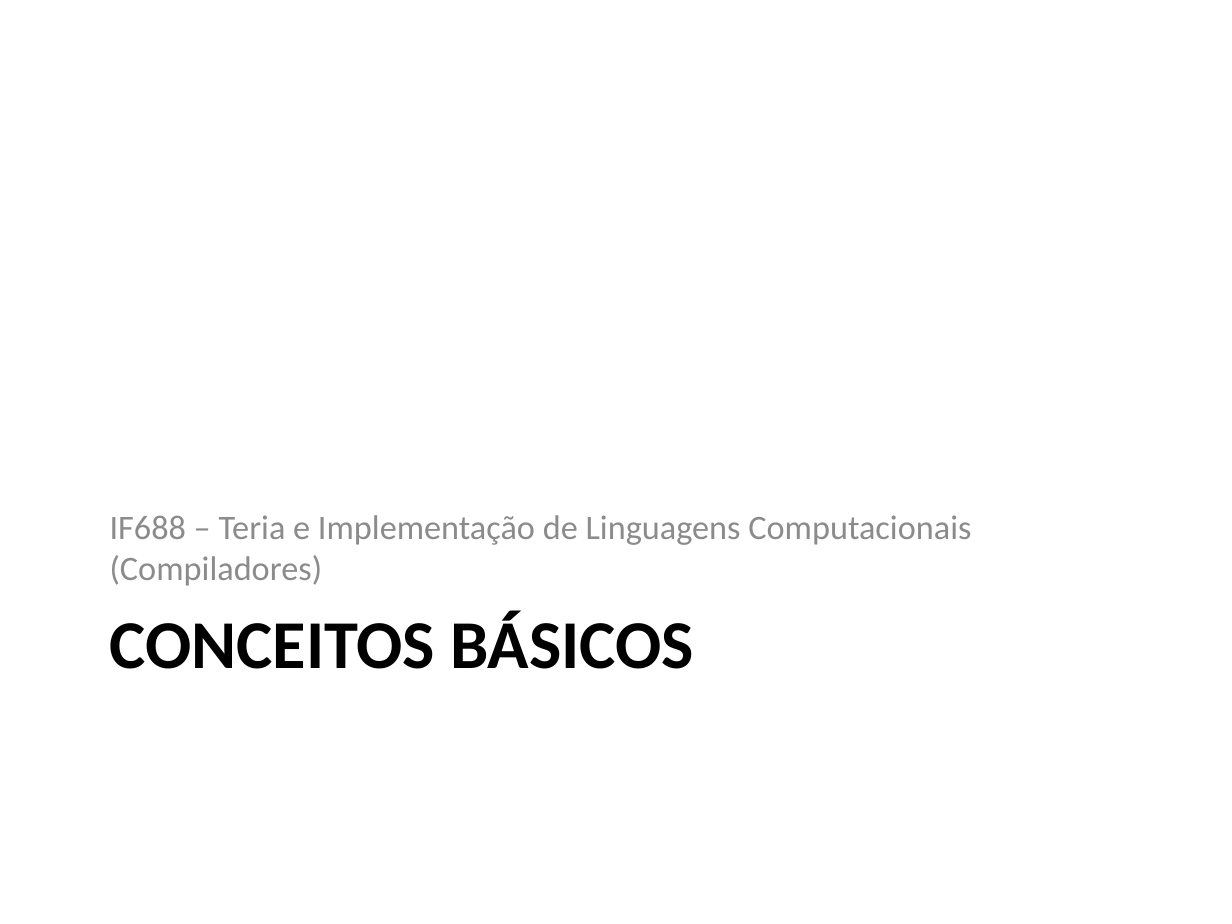
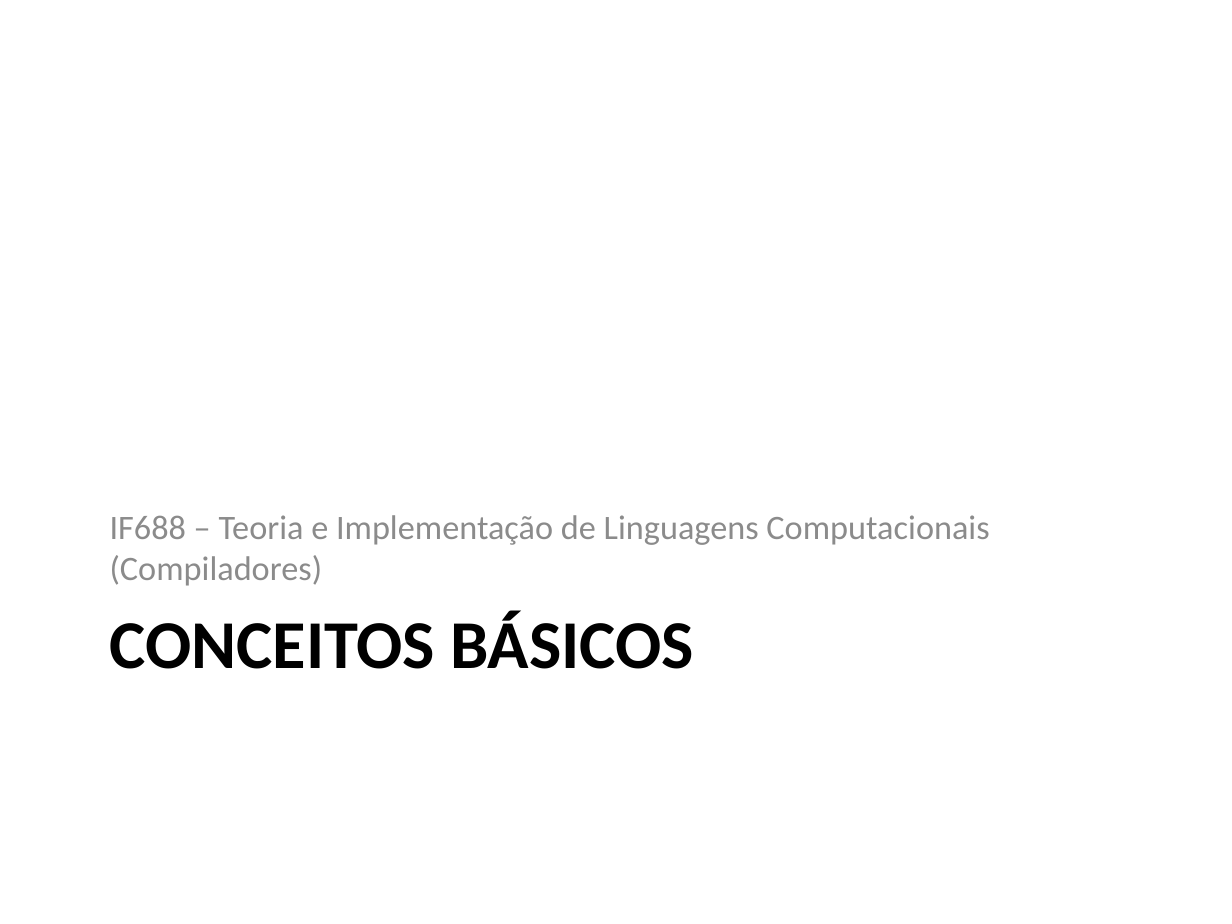
Before and after one commit to damorim/compilers-cin, a slide deck: slide 1 of slides-aulas/conceitos-basicos.pptx. Drawn at 1232x924 pixels with LibreOffice and Linux fonts; fonts in the diff are those of the drawing. Boxes give left, top, right and bottom in pixels: in the first picture for what was removed or moved away, otherwise in the second. Text is boxed around its words. In the diff, an @@ line names an element or a change of style, - is before the commit and + after.

```diff
--- a/slides-aulas/conceitos-basicos.pptx
+++ b/slides-aulas/conceitos-basicos.pptx
@@ text at <box>110,515,989,586</box>: text changed @@
-IF688 – Teria e Implementação de Linguagens Computacionais (Compiladores)
+IF688 – Teoria e Implementação de Linguagens Computacionais (Compiladores)
```
Also in this commit, not shown: 5 other slides changed, 2 slides added.
